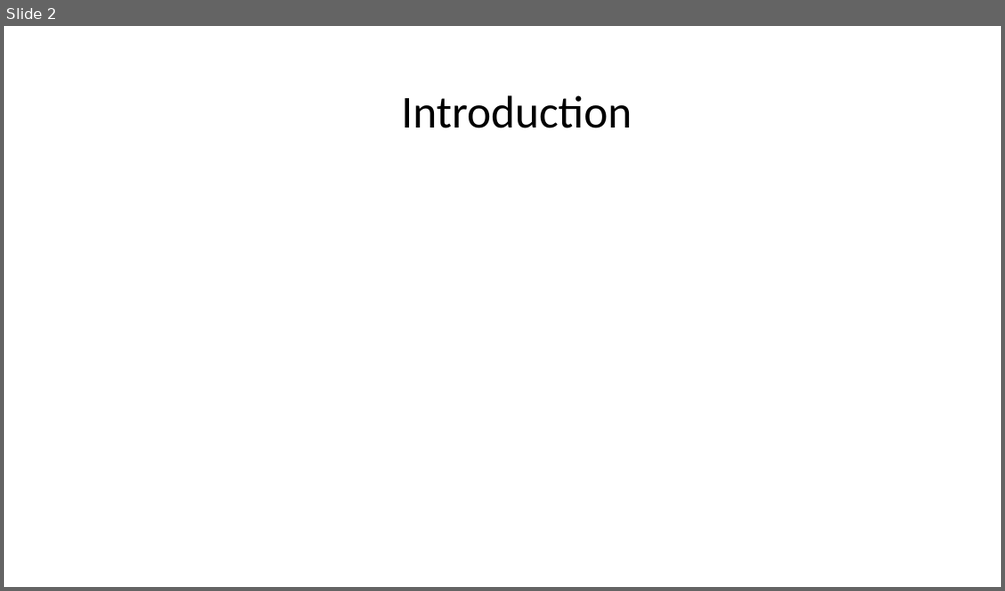
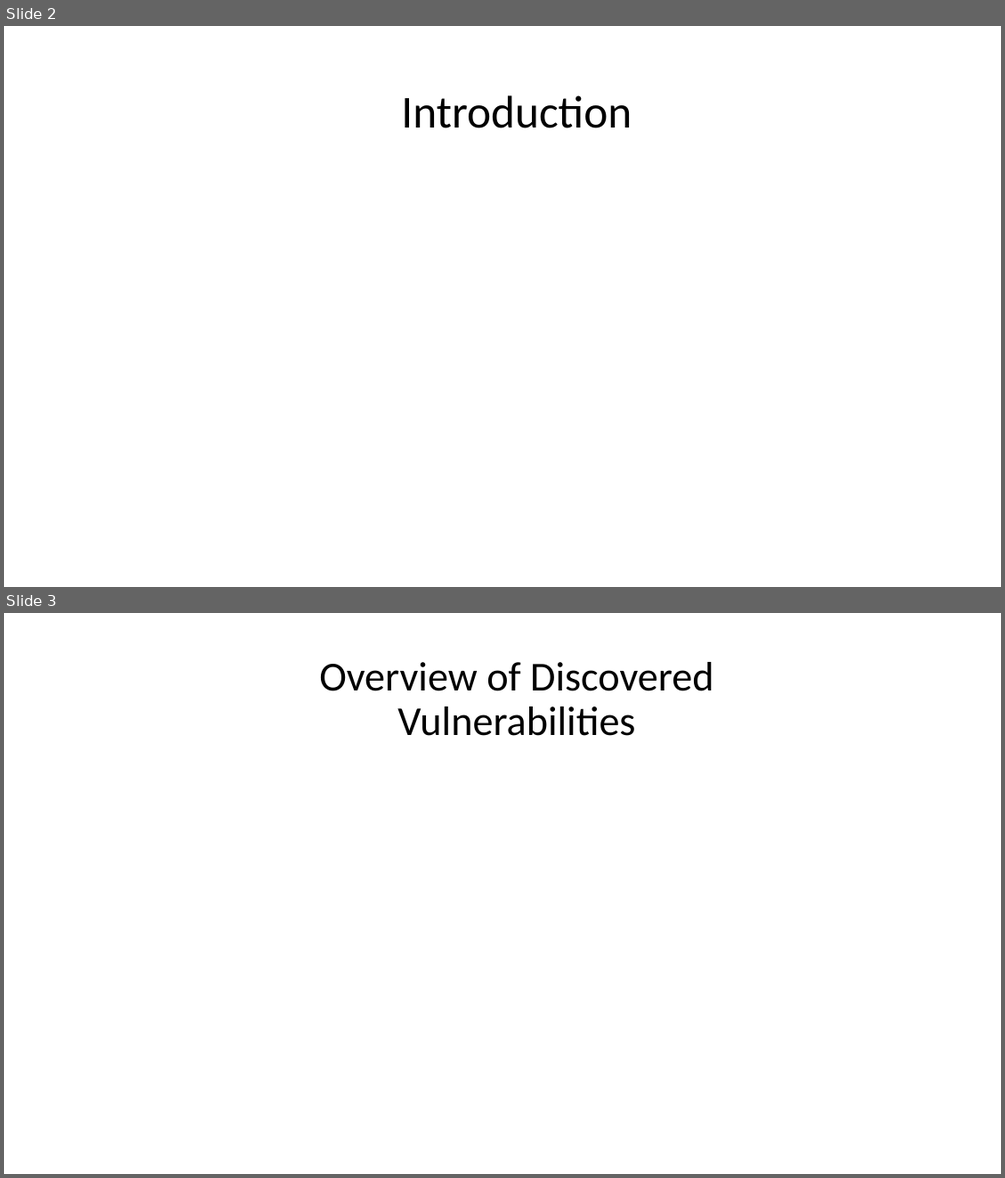
Before and after one commit to TeachingMobileSecurity/teachingmobilesecurity.github.io, a slide deck: pages/gencyber/files/finalReport/FinalPresentationTemplate.pptx. Shown one above the other, each under a label of ours: slide 2 before the commit, slides 2 and 3 after it. The pictures are 1005x591 and 1005x1178 pixels, drawn with LibreOffice and Linux fonts; fonts in the diff are those of the drawing; background and template pictures are left out. Boxes give left, top, right and bottom in pixels: in the first picture for what was removed or moved away, otherwise in the second. Text is boxed around its words. In the diff, an @@ line names an element or a change of style, - is before the commit and + after.

```diff
--- a/pages/gencyber/files/finalReport/FinalPresentationTemplate.pptx
+++ b/pages/gencyber/files/finalReport/FinalPresentationTemplate.pptx
@@ slide 3 added at (4, 613, 1001, 1174), background #FFFFFF @@
@@ title added at (319, 662, 713, 736), 39.6 pt, text #000000 @@
+Overview of Discovered Vulnerabilities
```
Also in this commit, not shown: 1 other slide added, 3 other files.
